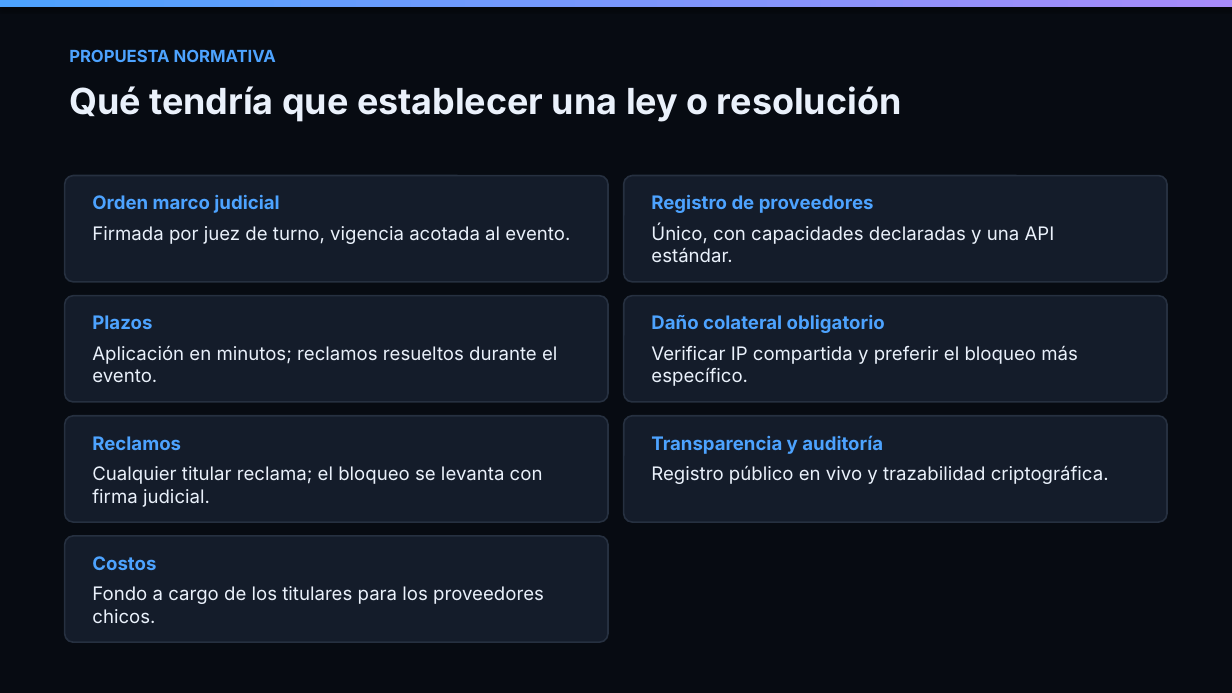
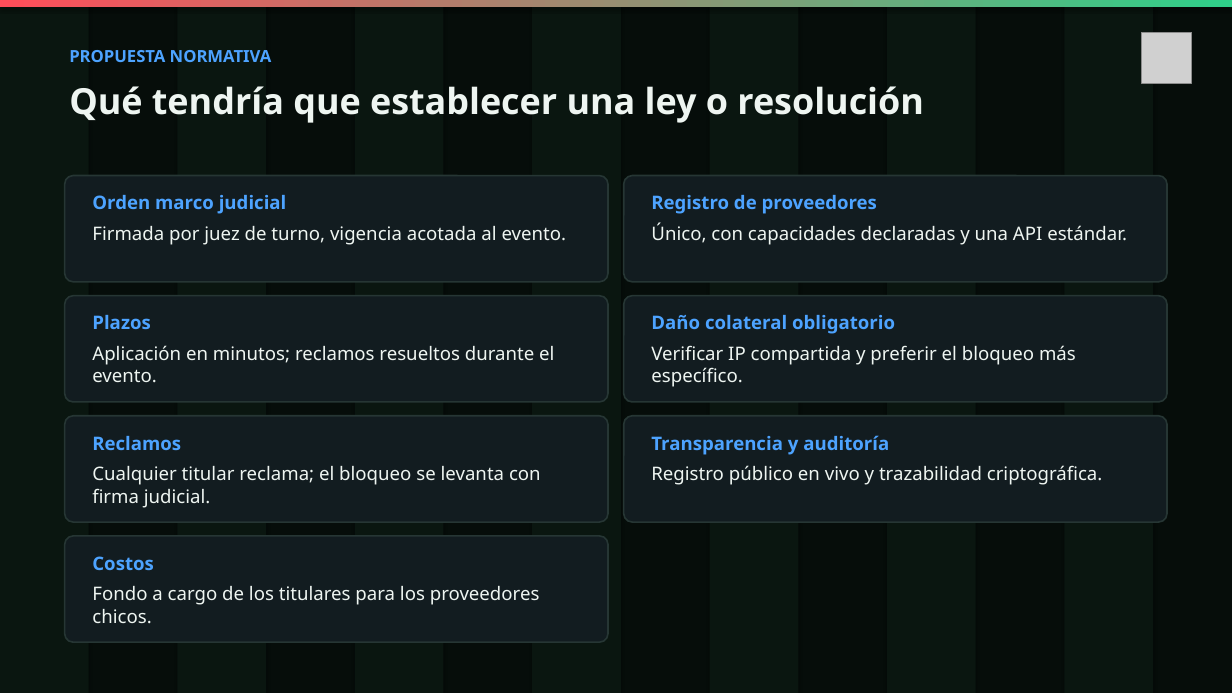
Before and after one commit to Maurezg7/achique, a slide deck: slide 10 of entrega/presentacion.pptx. Drawn at 1232x693 pixels with LibreOffice and Linux fonts; fonts in the diff are those of the drawing; grey boxes stand for pictures. Boxes give left, top, right and bottom in pixels: in the first picture for what was removed or moved away, otherwise in the second. Text is boxed around its words. In the diff, an @@ line names an element or a change of style, - is before the commit and + after.

```diff
--- a/entrega/presentacion.pptx
+++ b/entrega/presentacion.pptx
@@ background #070B12 to #060D0A @@
@@ rectangle at <box>0,0,1232,7</box>: fill gradient #4DA3FF to #A78BFA to gradient #FF4D5A to #2FD08A @@
@@ rectangle added at <box>0,0,89,693</box>, fill #0A1610 @@
@@ rectangle added at <box>177,0,266,693</box>, fill #0A1610 @@
@@ rectangle added at <box>355,0,444,693</box>, fill #0A1610 @@
@@ rectangle added at <box>532,0,621,693</box>, fill #0A1610 @@
@@ rectangle added at <box>710,0,799,693</box>, fill #0A1610 @@
@@ rectangle added at <box>887,0,976,693</box>, fill #0A1610 @@
@@ rectangle added at <box>1065,0,1153,693</box>, fill #0A1610 @@
@@ text "PROPUESTA NORMATIVA" at <box>69,50,272,62</box>: font Inter to Noto Sans @@
@@ picture added at <box>1141,32,1192,83</box> @@
@@ text "Qué tendría que establecer una ..." at <box>69,86,924,123</box>: font Inter to Noto Sans, text colour #EAF1FB to #EEF5F1 @@
@@ text "Orden marco judicial" at <box>92,195,567,245</box>: font Inter to Noto Sans; text colour #EAF1FB to #EEF5F1 in "Firmada por juez de turno, vigencia acotada ..." @@
@@ text "Registro de proveedores" at <box>651,195,1127,245</box>: font Inter to Noto Sans; text colour #EAF1FB to #EEF5F1 in "Único, con capacidades declaradas y una API ..." @@
@@ text "Plazos" at <box>92,315,554,383</box>: font Inter to Noto Sans; text colour #EAF1FB to #EEF5F1 in "Aplicación en minutos; reclamos resueltos durante el ..." @@
@@ text "Daño colateral obligatorio" at <box>651,315,1076,387</box>: font Inter to Noto Sans; text colour #EAF1FB to #EEF5F1 in "Verificar IP compartida y preferir el bloqueo ..." @@
@@ text "Reclamos" at <box>92,436,541,508</box>: font Inter to Noto Sans; text colour #EAF1FB to #EEF5F1 in "Cualquier titular reclama; el bloqueo se levanta ..." @@
@@ text "Transparencia y auditoría" at <box>651,435,1103,485</box>: font Inter to Noto Sans; text colour #EAF1FB to #EEF5F1 in "Registro público en vivo y trazabilidad criptográfica." @@
@@ fill #141C2A to #121C20; outline #263040 1.25 pt to #263634 1.25 pt in 7 elements at <box>65,176,608,282</box>, <box>624,176,1167,282</box>, <box>65,296,608,402</box>, <box>624,296,1167,402</box>, <box>65,416,608,522</box>, <box>624,416,1167,522</box>, <box>65,536,608,642</box> @@
@@ text "Costos" at <box>92,556,540,624</box>: font Inter to Noto Sans; text colour #EAF1FB to #EEF5F1 in "Fondo a cargo de los titulares para ..." @@
```
Also in this commit, not shown: 10 other slides changed.
